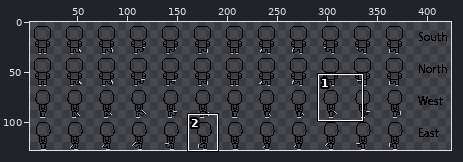
Sprite sheet, stored at ZealousZamboni/media/skater.gif. The first picture is a wide view before the edit; the outline marks the close-up.
Close-up. Old version:
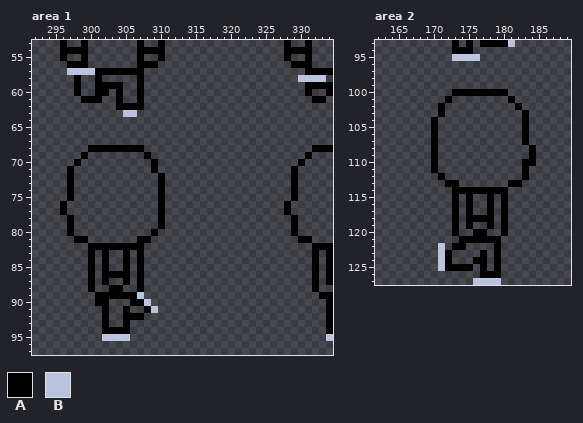
The file is 512x128 pixels. Shown: area 1: x 292..334, y 53..97; area 2: x 162..189, y 93..127. The wide view leaves out empty margins.
Palette (. is transparent): A #000000  B #bbc4de
Pixels before, area 1, first column x 296:
53 A..A.......A..A.................A..A...
54 AAAA.......AAAA.................AAAA...
55 A..A.......A..A.................A..A...
56 .AAA.......AAA...................AAA...
57 .BBBBAAAAAAA.......................AAAA
58 ..A..A.....A......................BBBB.
59 ..A..AAAA..A.......................AAAA
60 ..A..AA.A..A.......................A..A
61 ...AAA..A..A........................AA.
62 ........AAAA...........................
63 .........BB............................
64 .......................................
65 .......................................
66 .......................................
67 .......................................
68 ....AAAAAAAA........................AAA
69 ...A........A......................A...
70 ..A..........A....................A....
71 .A...........A...................A.....
72 .A............A..................A.....
73 .A............A..................A.....
74 .A............A..................A.....
75 .A............A..................A.....
76 A.............A.................A......
77 A.............A.................A......
78 .A............A..................A.....
79 .A............A..................A.....
80 .A...........A...................A.....
81 ..AA.......AA.....................AA...
82 ....AAAAAAAA........................AAA
83 ....A.A..A.A........................A.A
84 ....A.A..A.A........................A.A
85 ....A.A..A.A........................A.A
86 ....A.AAAA.A........................A.A
87 ....A.A..A.A........................A.A
88 ....A..AA..A........................A..
89 .....AAAAAAB.........................AA
90 .....AA...AAB.........................A
91 ......A..A..AB........................A
92 ......A..AAA..........................A
93 ......A..A............................A
94 ......AAAA............................A
95 ......BBBB............................B
Pixels before, area 2, first column x 170:
 93 ...A.A.AAAAB...
 94 ...AAA.........
 95 ...BBBB........
 96 ...............
 97 ...............
 98 ...............
 99 ...............
100 ...AAAAAAAA....
101 ..A........A...
102 .A..........A..
103 .A...........A.
104 A............A.
105 A............A.
106 A............A.
107 A............A.
108 A.............A
109 A.............A
110 A............AA
111 A............A.
112 .A...........A.
113 ..AA.......AA..
114 ...AAAAAAAA....
115 ...A.A..A.A....
116 ...A.A..A.A....
117 ...A.A..A.A....
118 ...A.AAAA.A....
119 ...A.A..A.A....
120 ...A..AA..A....
121 ....AAAAAA.....
122 .B.AA....A.....
123 .BA....A.A.....
124 .BA...AA.A.....
125 .BAAAA.A.A.....
126 .......AAA.....
127 ......BBBB.....
The result:
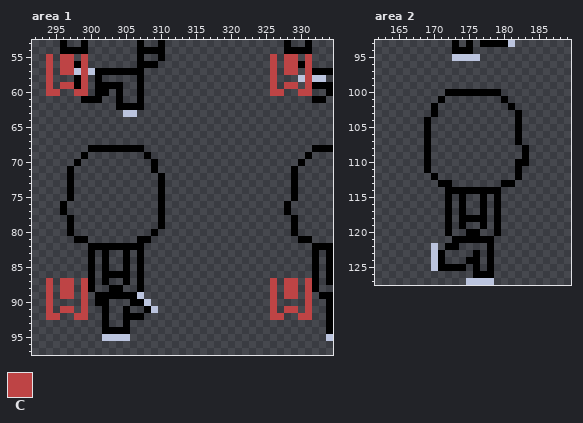
Colours new in this view: C #be4445
Commit: Fixed one of the skaters, was 1 px off center
What changed:
Changed rows in their new state; - is an unchanged pixel.
Area 1:
first column x 294:
55 C-CC-C--------------------------C-CC-C
56 C-CC-C--------------------------C-CC-C
57 C-CC-C--------------------------C-CC-C
58 C----C--------------------------C----C
59 C-CC-C--------------------------C-CC-C
60 CC--CC--------------------------CC--CC
first column x 294:
87 C-CC-C--------------------------C-CC-C
88 C-CC-C--------------------------C-CC-C
89 C-CC-C--------------------------C-CC-C
90 C----C--------------------------C----C
91 C-CC-C--------------------------C-CC-C
92 CC--CC--------------------------CC--CC
Area 2:
first column x 169:
100 ---A-------.----
101 --A.-------A.---
102 -A.---------A.--
103 -A.----------A.-
104 A.-----------A.-
105 A.-----------A.-
106 A.-----------A.-
107 A.-----------A.-
108 A.------------A.
109 A.------------A.
110 A.-----------A-.
111 A.-----------A.-
112 -A.----------A.-
113 --A-.------A-.--
114 ---A-------.----
115 ---A.A.-A.A.----
116 ---A.A.-A.A.----
117 ---A.A.-A.A.----
118 ---A.A---.A.----
119 ---A.A.-A.A.----
120 ---A.-A-.-A.----
121 ----A-----.-----
122 -B.A-.---A.-----
123 -BA.---A.A.-----
124 -BA.--A-.A.-----
125 -BA---.A.A.-----
126 -------A--.-----
127 ------B---.-----
Boxes around the changes in both close-ups, in picture pixels (x1, y1, x2, y2):
changed: (46, 54, 88, 96)
changed: (270, 54, 312, 96)
added: (46, 278, 88, 320)
added: (270, 278, 312, 320)
changed: (424, 89, 536, 285)
